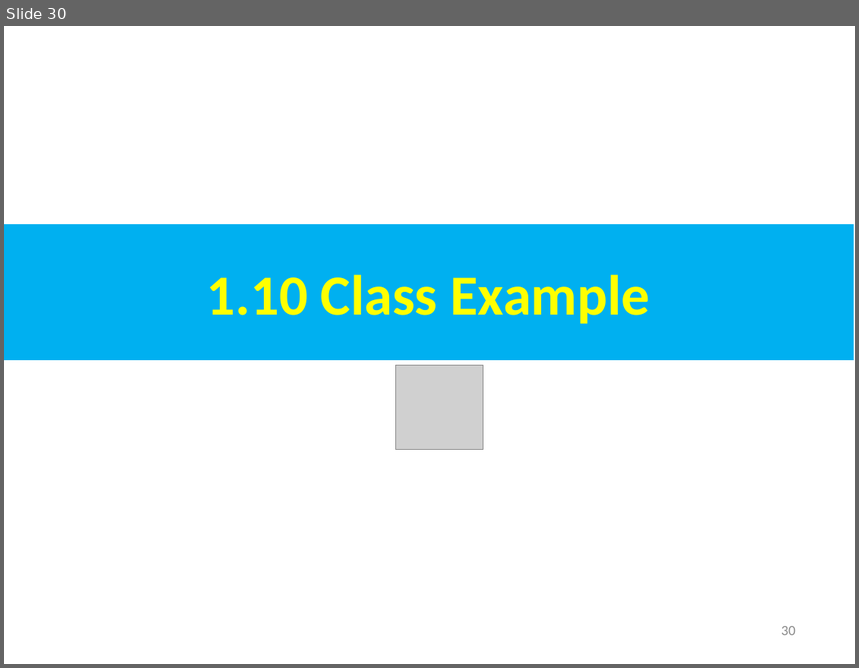
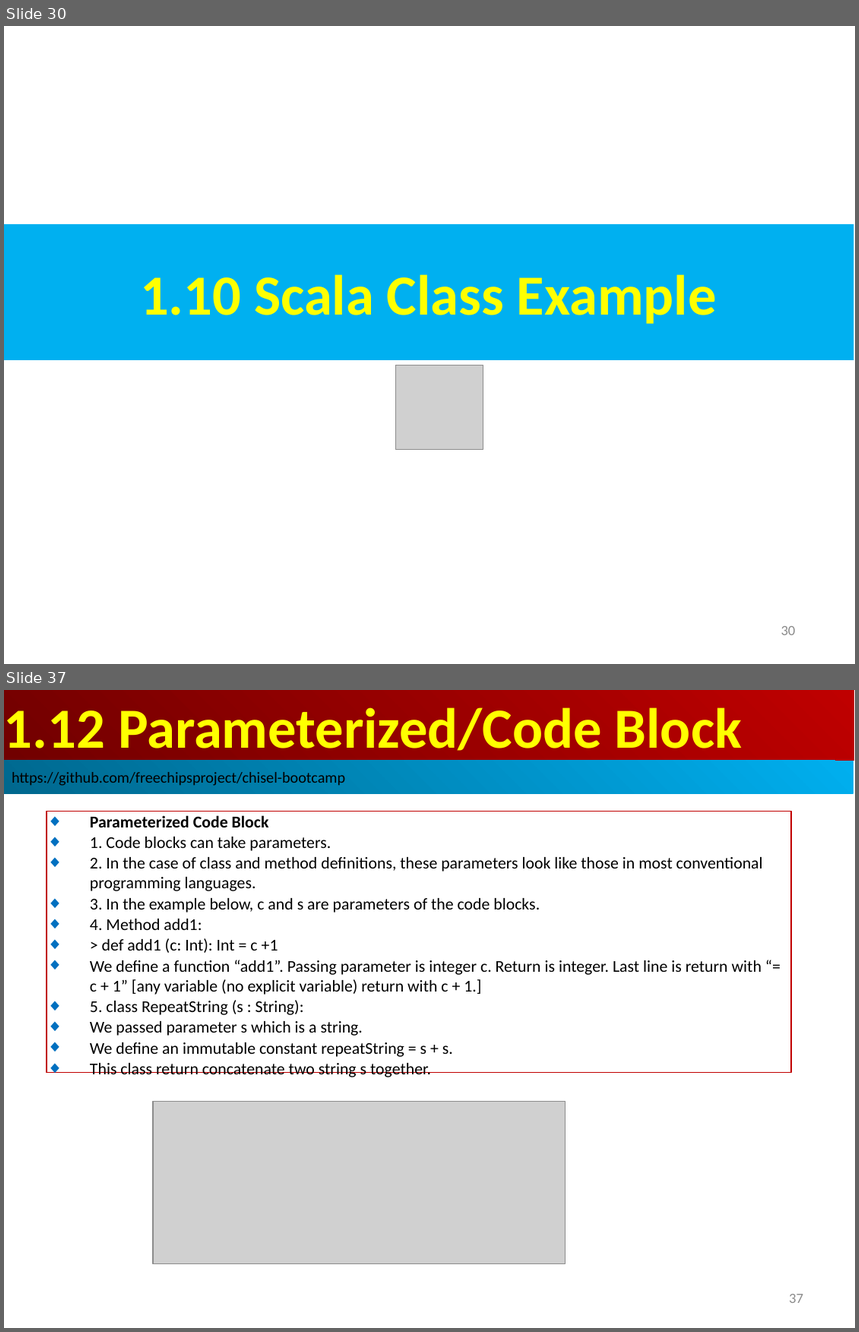
Before and after one commit to peterhchen/AIU_CS800_Chisel, a slide deck: 300_UCB_BC/001_Scala/000_Video/001_Scala.ppt. Shown one above the other, each under a label of ours: slide 30 before the commit, slides 30 and 37 after it; the slides between them are not shown. The pictures are 859x668 and 859x1332 pixels, drawn with LibreOffice and Linux fonts; fonts in the diff are those of the drawing; grey boxes stand for pictures. Boxes give left, top, right and bottom in pixels: in the first picture for what was removed or moved away, otherwise in the second. Text is boxed around its words. In the diff, an @@ line names an element or a change of style, - is before the commit and + after.

```diff
--- a/300_UCB_BC/001_Scala/000_Video/001_Scala.ppt
+++ b/300_UCB_BC/001_Scala/000_Video/001_Scala.ppt
@@ slide 37 added at (4, 690, 855, 1328), background #FFFFFF @@
@@ rectangle added at (4, 690, 854, 761), fill gradient #BF0000 to #710000, 48 pt, text #FFFF00, bold @@
+1.12 Parameterized/Code Block
@@ rectangle added at (4, 761, 854, 794), fill gradient #00AFEF to #00688E, 13 pt, text #000000 @@
+https://github.com/freechipsproject/chisel-bootcamp
@@ rectangle added at (47, 811, 791, 1073), outline #C00000 0.74 pt, 14 pt, text #000000 @@
+◆ Parameterized Code Block
+◆ 1. Code blocks can take parameters.
+◆ 2. In the case of class and method definitions, these parameters look like those in most conventional programming languages.
+◆ 3. In the example below, c and s are parameters of the code blocks.
+◆ 4. Method add1:
+◆ > def add1 (c: Int): Int = c +1
+◆ We define a function “add1”. Passing parameter is integer c. Return is integer. Last line is return with “= c + 1” [any variable (no explicit variable) return with c + 1.]
+◆ 5. class RepeatString (s : String):
+◆ We passed parameter s which is a string.
+◆ We define an immutable constant repeatString = s + s.
+◆ This class return concatenate two string s together.
@@ picture added at (153, 1101, 565, 1265) @@
@@ page number added at (789, 1294, 804, 1303), 12 pt, text #8B8B8B @@
+37
@@ slide 30 changed as well @@
@@ text in rectangle at (140, 275, 717, 324): text changed @@
-1.10 Class Example
+1.10 Scala Class Example
```
Also in this commit, not shown: 4 other slides changed, 8 other slides added.
